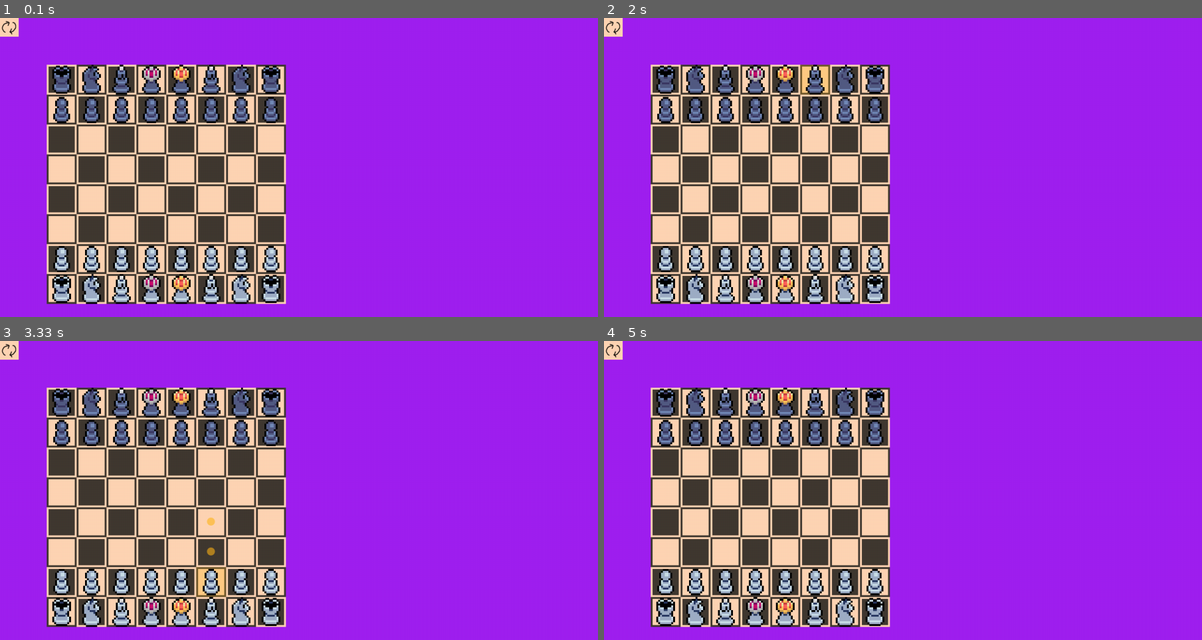
Above: before the commit, frames 1-4 (two rows, left to right).
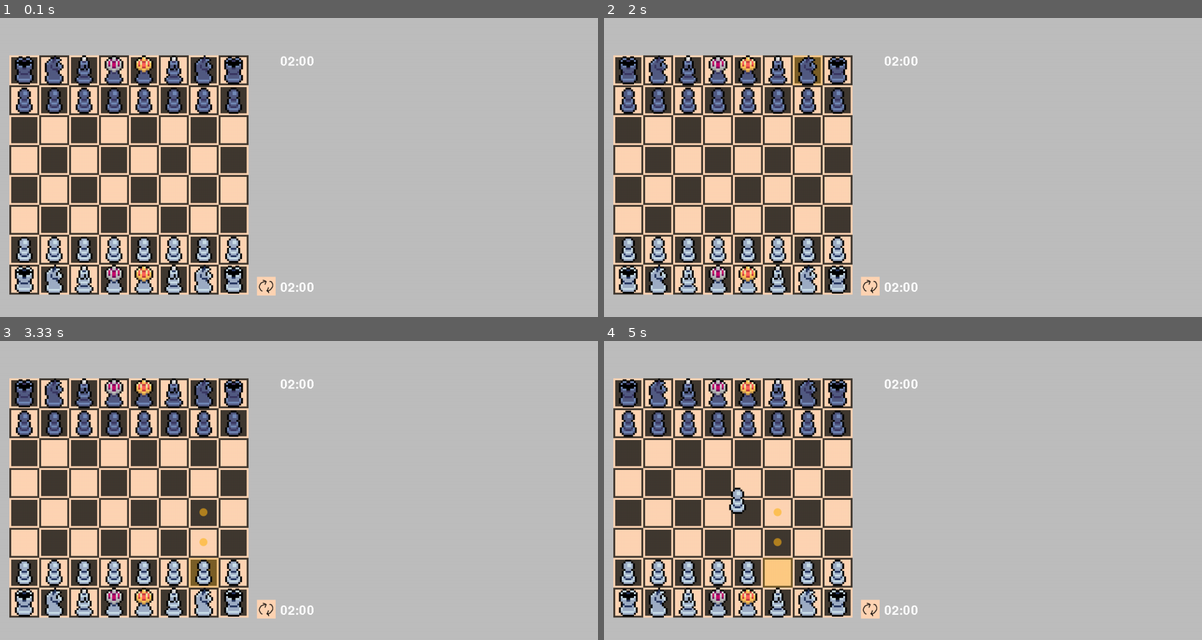
Above: after the commit, the same moments.

Repository: hristokn/Python-Chess
Game: pygame game, started from main.py
Two runs of this game, one before a commit and one after it. Both use one fixed random seed, a clock stepped at 60 frames per second and the inputs below.
Inputs (mouse positions are in pixels of both pictures, inside the frame that each line leads up to):
- Up to frame 1 (0.1 s): no input
- Up to frame 2 (2 s): press the mouse at (759, 170) at 0.37 s; move the mouse to (861, 200) at 0.47 s; release the mouse at (962, 233) at 0.6 s; click (717, 236) at 0.72 s; click (687, 158) at 1.05 s; click (807, 68) at 1.88 s
- Up to frame 3 (3.33 s): press the mouse at (203, 391) at 2.2 s; move the mouse to (310, 415) at 2.3 s; release the mouse at (424, 436) at 2.43 s; click (125, 430) at 2.55 s; click (155, 541) at 2.88 s; click (209, 577) at 3.22 s
- Up to frame 4 (5 s): click (807, 391) at 3.55 s; click (759, 412) at 3.88 s; click (1010, 589) at 4.22 s; click (789, 562) at 4.55 s; press the mouse at (789, 562) at 4.87 s; move the mouse to (735, 499) at 4.97 s

The runs differ from the first frame. In frame 1, 94% of the frame differs, in the area x 0-100%, y 0-100%; in frame 2, 94%; in frame 3, 94%; in frame 4, 94%.

Commit message:
visual changes for testing

Diff:
--- a/game.py
+++ b/game.py
@@ -7,6 +7,7 @@
 from view import Button
 from custom_events import CustomEvent
 from taken_pieces_display import TakenPiecesDisplay
+from timer import TimerBox
 
 class Game:
     def __init__(self, width: int, height: int, framerate: int = 30):
@@ -52,7 +53,7 @@
              obj.update()
 
     def draw(self):
-        self.screen.fill("purple")
+        self.screen.fill("gray")
 
         for obj in self.objects:
             try:
@@ -78,8 +79,8 @@
 class ChessGame(Game):
     def __init__(self, width: int, height: int, framerate: int = 30):
         super().__init__(width, height, framerate)
-        self.board_x = 100
-        self.board_y = 100
+        self.board_x = 20
+        self.board_y = 80
         self.color = Color.WHITE
 
     def run(self):
@@ -88,11 +89,22 @@
         self.board_controller = BoardController(game, self.image_library, self.color, self.board_x, self.board_y)
         self.board_controller.setup(self.mouse)
         self.add_object(self.board_controller)
-        button = Button(0, 0, 1, self.image_library, 'button_rotate', 'button_rotate_pressed')
+
+        button = Button(550, 554, 1, self.image_library, 'button_rotate', 'button_rotate_pressed')
         self.add_object(button)
         self.mouse.register_button_observer(button)
-        taken_white_pieces_display = TakenPiecesDisplay(30, 30, 1, self.image_library, '', game, Color.WHITE)
+
+        taken_white_pieces_display = TakenPiecesDisplay(20, 20, 1, self.image_library, '', game, Color.BLACK)
         self.add_object(taken_white_pieces_display)
+
+        taken_black_pieces_display = TakenPiecesDisplay(20, 594, 1, self.image_library, '', game, Color.WHITE)
+        self.add_object(taken_black_pieces_display)
+
+        timer = TimerBox(600,80,1,self.image_library, '', 120, Color.BLACK)
+        self.add_object(timer)
+
+        timer = TimerBox(600,564,1,self.image_library, '', 120, Color.WHITE)
+        self.add_object(timer)
         super().run()
 
 
--- a/taken_pieces_display.py
+++ b/taken_pieces_display.py
@@ -16,7 +16,7 @@
 
 
     def draw(self, surface: Surface):
-        offset = self._margin
+        offset = 0
         for type, count in self._display:
             for i in range(count):
                 offset += self._margin
